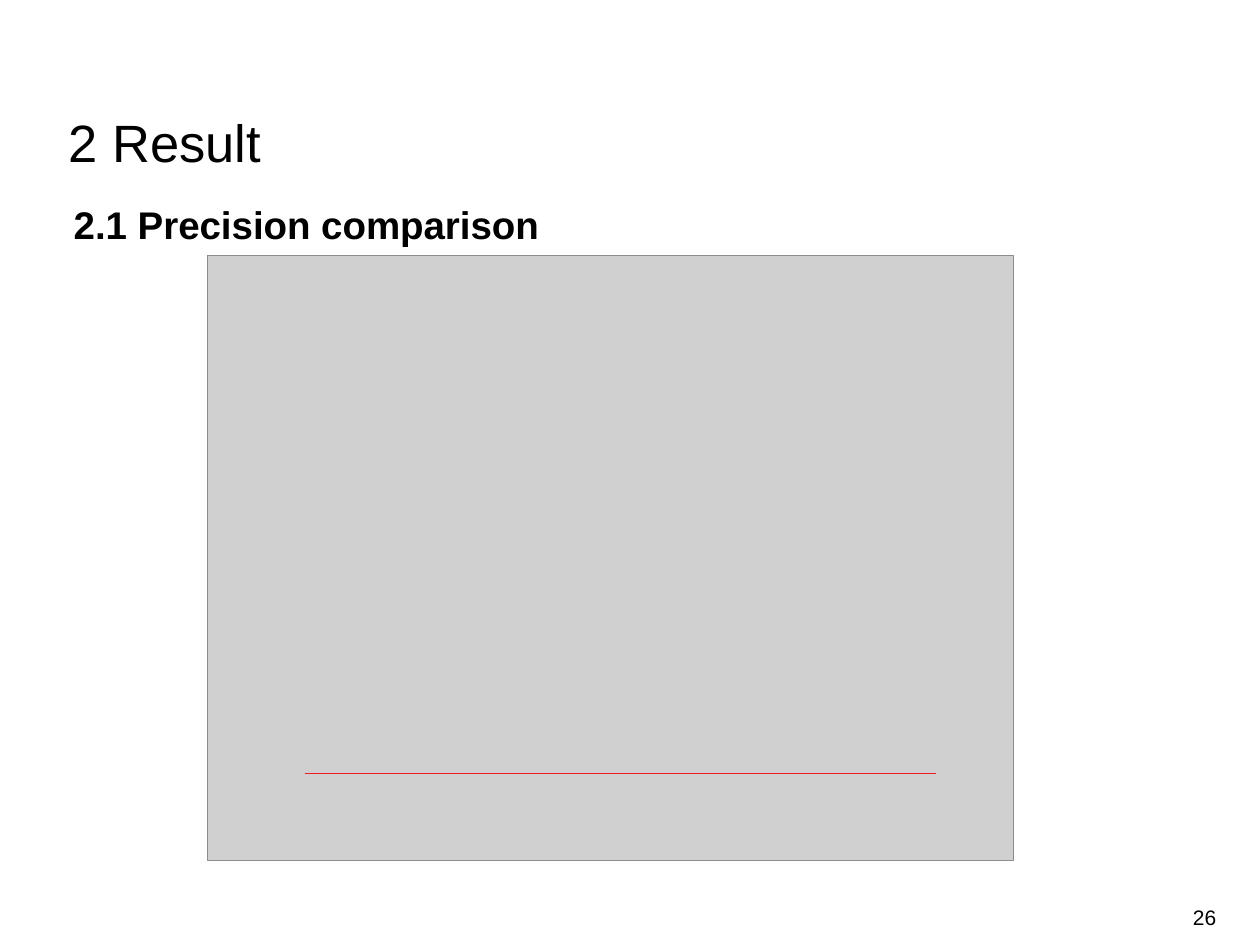
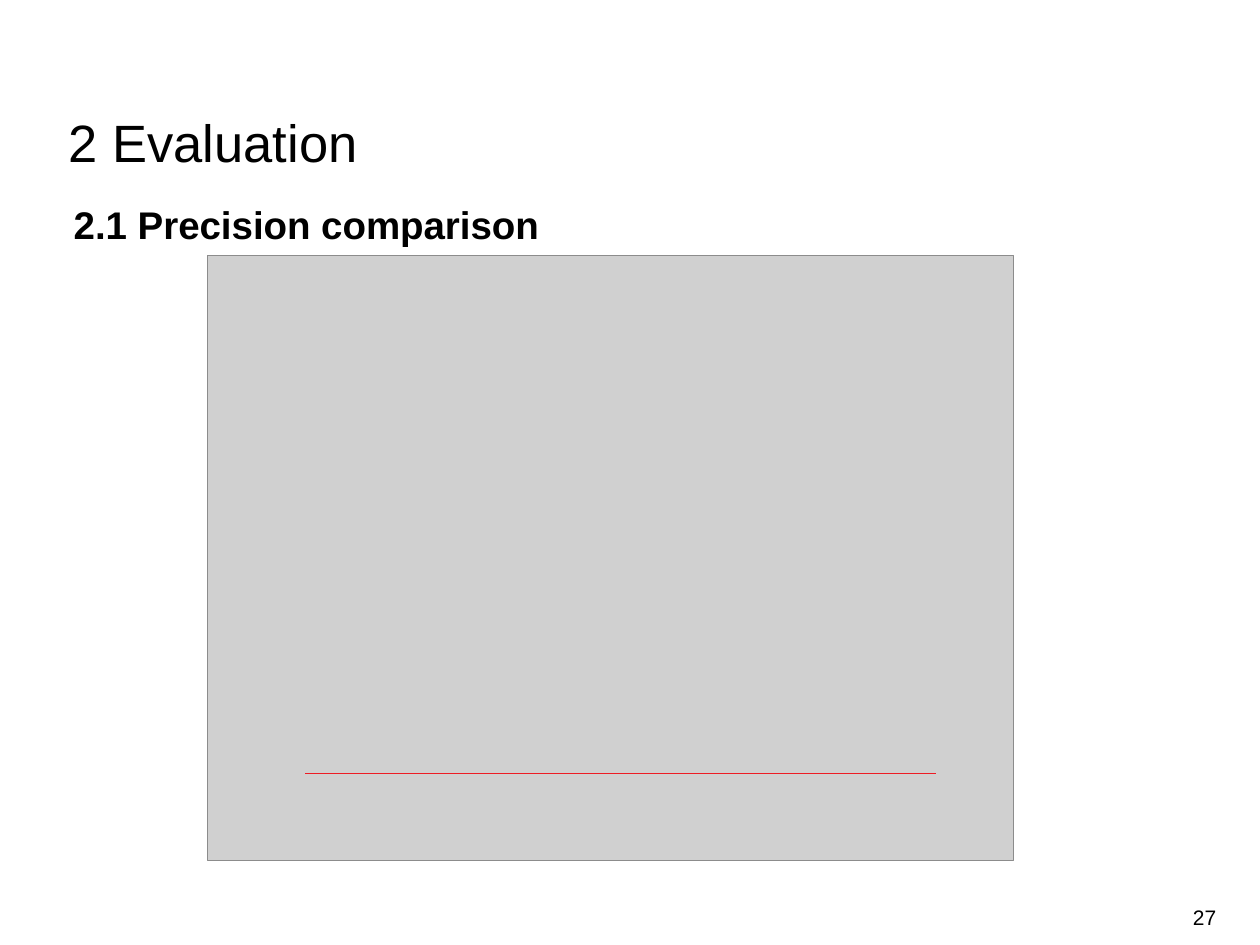
Before and after one commit to Tom-Huang/visual_navigation, a slide deck: slide 27 of FInal_Indirect Visual Odometry with Optical Flow.pdf.odp (slide 26 before the commit). Drawn at 1260x945 pixels with LibreOffice and Linux fonts; fonts in the diff are those of the drawing; grey boxes stand for pictures; background and template pictures are left out. Boxes give left, top, right and bottom in pixels: in the first picture for what was removed or moved away, otherwise in the second. Text is boxed around its words. In the diff, an @@ line names an element or a change of style, - is before the commit and + after.

```diff
--- a/FInal_Indirect Visual Odometry with Optical Flow.pdf.odp
+++ b/FInal_Indirect Visual Odometry with Optical Flow.pdf.odp
@@ title at bbox=[69, 124, 357, 163]: text changed @@
-2 Result
+2 Evaluation
@@ page number at bbox=[1193, 910, 1216, 925]: text changed @@
-26
+27
```
Also in this commit, not shown: 17 other slides changed, 1 slide added, 2 other files.
